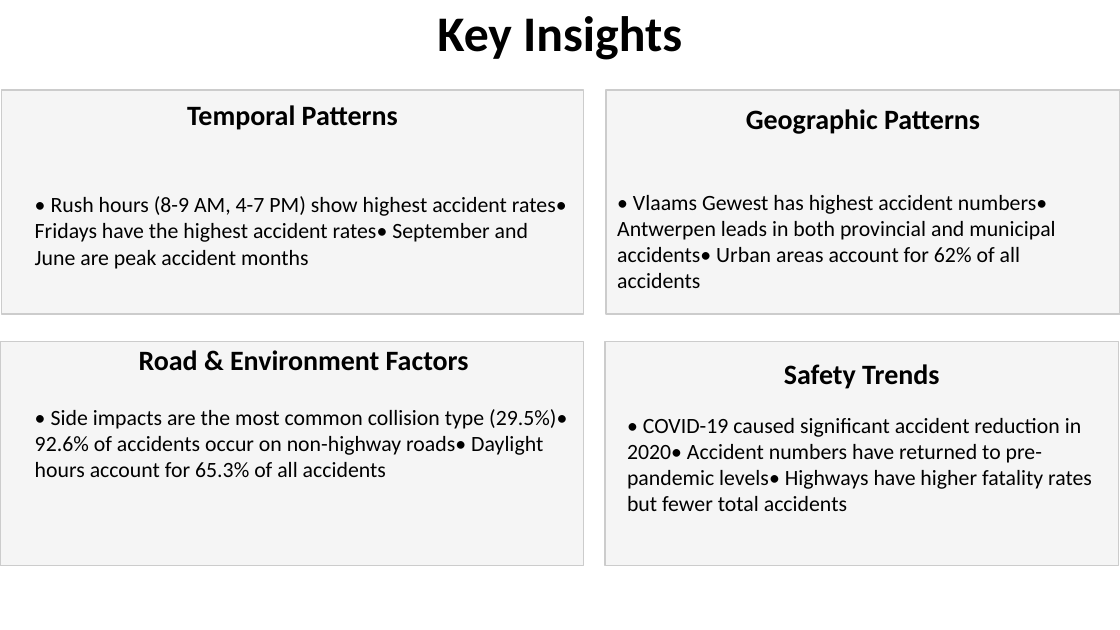
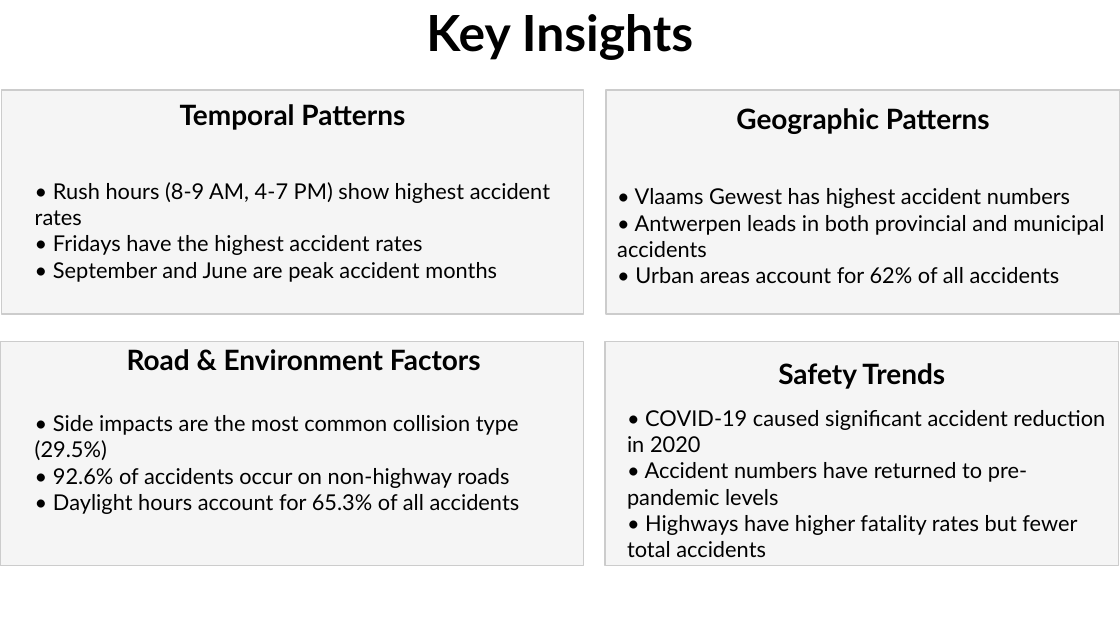
Before and after one commit to bhusalgokarna/Modular_Base_Coding, a slide deck: slide 20 of Traffic_Accident_Analysis_Belgium.pptx (slide 17 before the commit). Drawn at 1120x630 pixels with LibreOffice and Linux fonts; fonts in the diff are those of the drawing. Boxes give left, top, right and bottom in pixels: in the first picture for what was removed or moved away, otherwise in the second. Text is boxed around its words. In the diff, an @@ line names an element or a change of style, - is before the commit and + after.

```diff
--- a/Traffic_Accident_Analysis_Belgium.pptx
+++ b/Traffic_Accident_Analysis_Belgium.pptx
@@ text at bbox=[35, 182, 550, 282]: text changed; font Calibri to Lato @@
-• Rush hours (8-9 AM, 4-7 PM) show highest accident rates• Fridays have the highest accident rates• September and June are peak accident months
+• Rush hours (8-9 AM, 4-7 PM) show highest accident rates
+• Fridays have the highest accident rates
+• September and June are peak accident months
@@ text at bbox=[617, 188, 1104, 283]: text changed; font Calibri to Lato @@
-• Vlaams Gewest has highest accident numbers• Antwerpen leads in both provincial and municipal accidents• Urban areas account for 62% of all accidents
+• Vlaams Gewest has highest accident numbers
+• Antwerpen leads in both provincial and municipal accidents
+• Urban areas account for 62% of all accidents
@@ font Calibri to Lato in 5 elements at bbox=[426, 14, 693, 60], bbox=[180, 104, 405, 130], bbox=[736, 108, 990, 134], bbox=[127, 349, 481, 371], bbox=[778, 363, 945, 389] @@
@@ text at bbox=[35, 415, 520, 514]: text changed; font Calibri to Lato @@
-• Side impacts are the most common collision type (29.5%)• 92.6% of accidents occur on non-highway roads• Daylight hours account for 65.3% of all accidents
+• Side impacts are the most common collision type (29.5%)
+• 92.6% of accidents occur on non-highway roads
+• Daylight hours account for 65.3% of all accidents
@@ text at bbox=[627, 410, 1105, 557]: text changed; font Calibri to Lato @@
-• COVID-19 caused significant accident reduction in 2020• Accident numbers have returned to pre-pandemic levels• Highways have higher fatality rates but fewer total accidents
+• COVID-19 caused significant accident reduction in 2020
+• Accident numbers have returned to pre-pandemic levels
+• Highways have higher fatality rates but fewer total accidents
```
Also in this commit, not shown: 16 other slides changed, 6 slides added, 2 slides removed, 6 other files.
